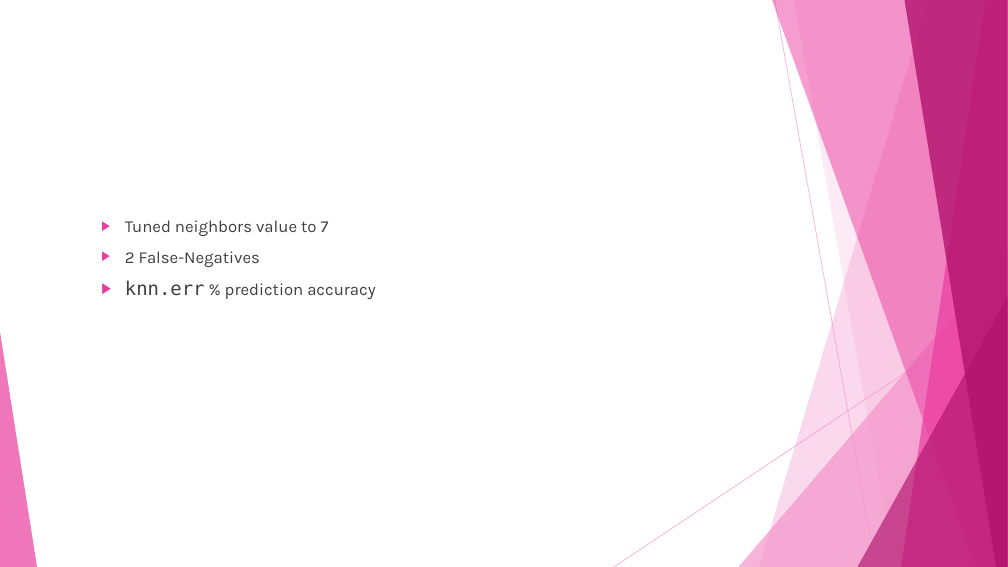
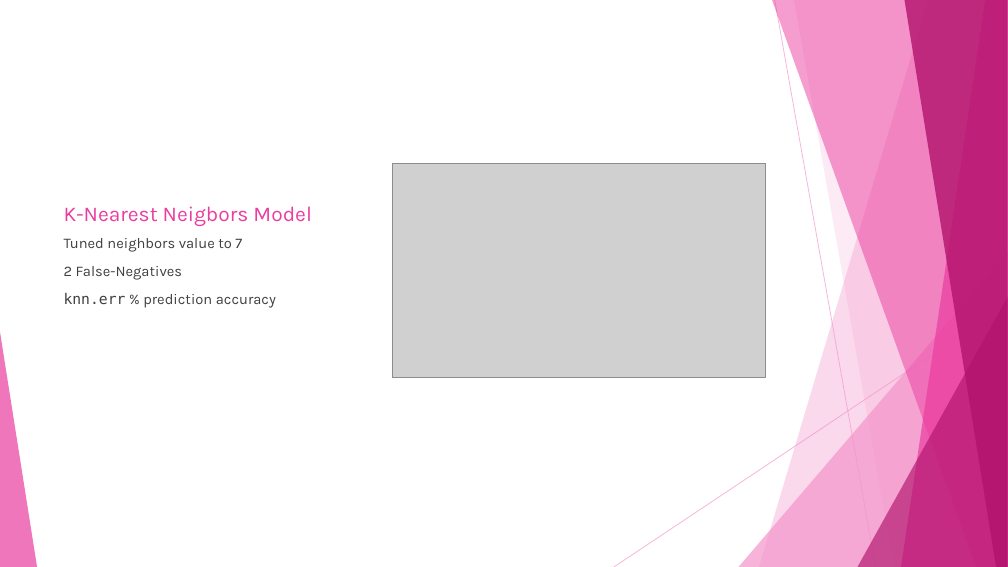
Before and after one commit to dlaposata/Breast_Cancer_Analysis, a slide deck: slide 21 of powerpoint.pptx (slide 9 before the commit). Drawn at 1008x567 pixels with LibreOffice and Linux fonts; fonts in the diff are those of the drawing; grey boxes stand for pictures. Boxes give left, top, right and bottom in pixels: in the first picture for what was removed or moved away, otherwise in the second. Text is boxed around its words. In the diff, an @@ line names an element or a change of style, - is before the commit and + after.

```diff
--- a/powerpoint.pptx
+++ b/powerpoint.pptx
@@ picture added at (x1=392, y1=164, x2=765, y2=377) @@
@@ title added at (x1=64, y1=206, x2=311, y2=226), 20 pt, text #EB3D9F @@
+K-Nearest Neigbors Model
@@ text "Tuned neighbors value to 7" moved from (x1=125, y1=220, x2=375, y2=299) to (x1=64, y1=238, x2=276, y2=308) @@
@@ text "Tuned neighbors value to 7" at (x1=64, y1=238, x2=276, y2=308): size 16 to 14 pt in "Tuned neighbors value to 7", "2 False-Negatives", "% prediction accuracy"; size 18 to 14 pt in "knn.err"; bullet ▶ to none; list level 2 to 1 in "Tuned neighbors value to 7"; list level 2 to 1 in "2 False-Negatives"; list level 2 to 1 in "knn.err % prediction accuracy" @@
```
Also in this commit, not shown: 7 other slides changed, 13 slides added, 3 slides removed, 1 other file.
